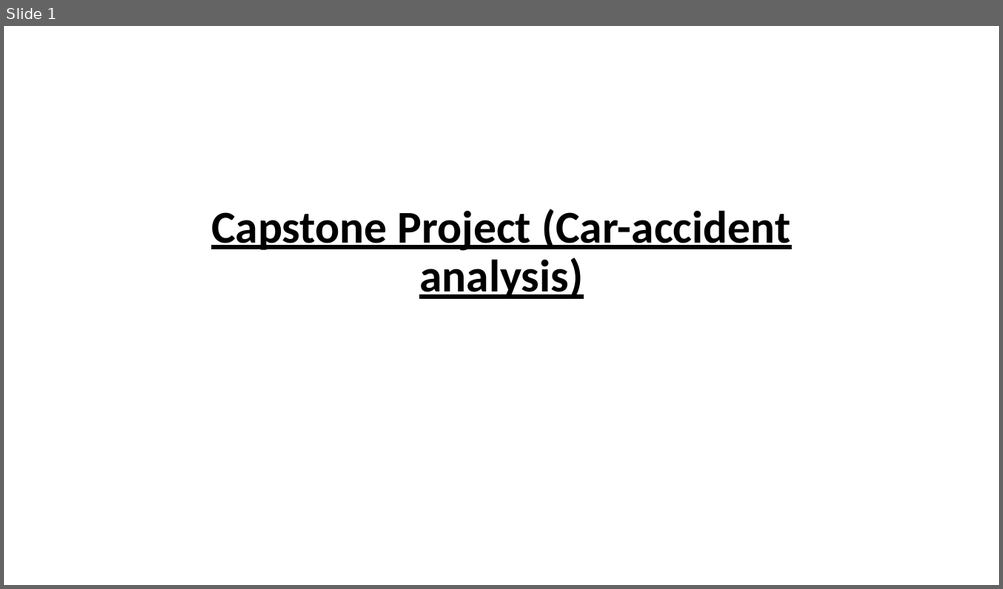
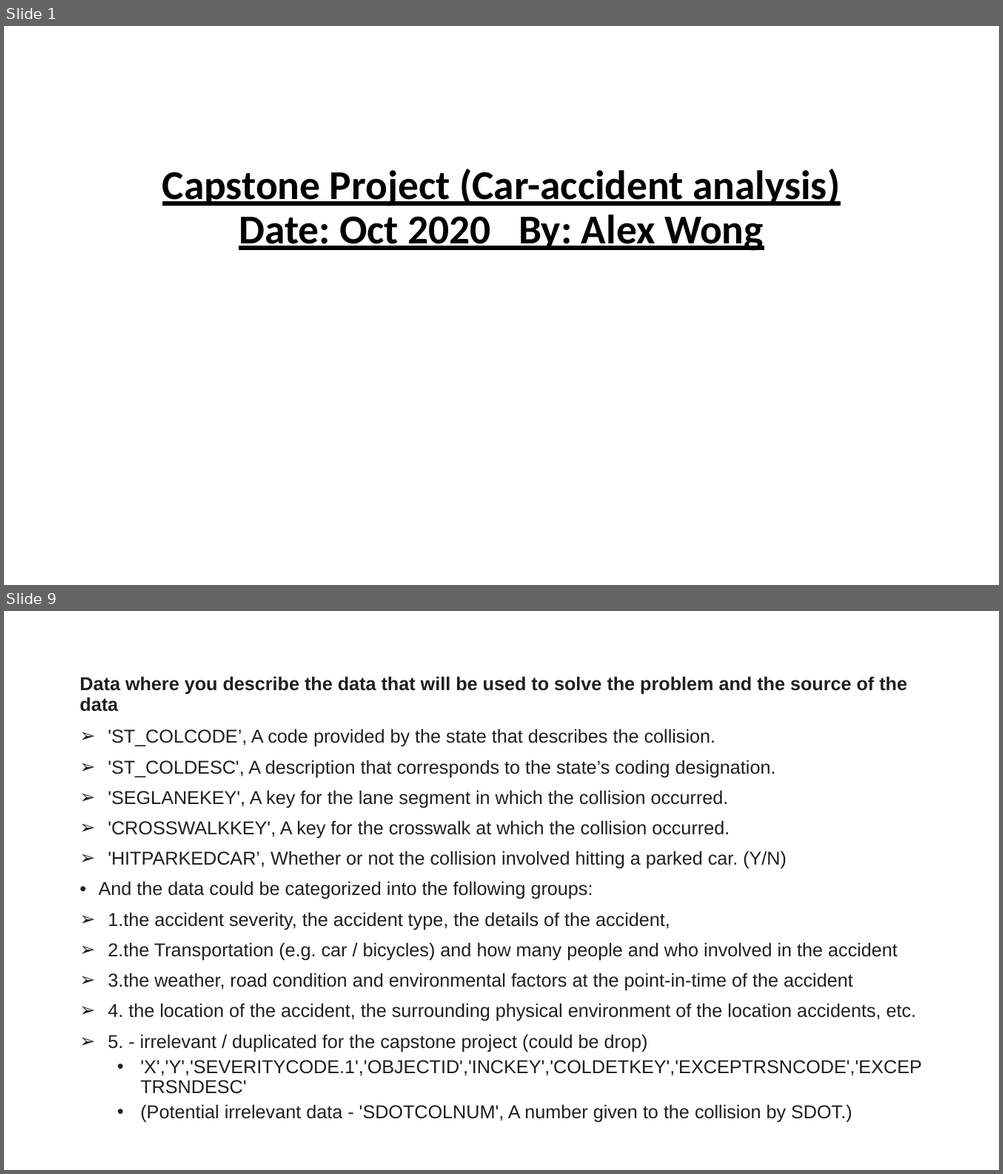
Before and after one commit to on99689nnnnn/Coursera_Capstone, a slide deck: Presentation - Coursera_Capstone.pptx. Shown one above the other, each under a label of ours: slide 1 before the commit, slides 1 and 9 after it; the slides between them are not shown. The pictures are 1003x589 and 1003x1174 pixels, drawn with LibreOffice and Linux fonts; fonts in the diff are those of the drawing. Boxes give left, top, right and bottom in pixels: in the first picture for what was removed or moved away, otherwise in the second. Text is boxed around its words. In the diff, an @@ line names an element or a change of style, - is before the commit and + after.

```diff
--- a/Presentation - Coursera_Capstone.pptx
+++ b/Presentation - Coursera_Capstone.pptx
@@ slide 9 added at (x1=4, y1=611, x2=999, y2=1170), background #FFFFFF @@
@@ title added at (x1=79, y1=676, x2=907, y2=712), 18 pt, text #1F1F1F, bold @@
+Data where you describe the data that will be used to solve the problem and the source of the data
@@ text added at (x1=99, y1=729, x2=921, y2=1123), 18 pt, text #1F1F1F @@
+➢ 'ST_COLCODE’, A code provided by the state that describes the collision.
+➢ 'ST_COLDESC', A description that corresponds to the state’s coding designation.
+➢ 'SEGLANEKEY', A key for the lane segment in which the collision occurred.
+➢ 'CROSSWALKKEY', A key for the crosswalk at which the collision occurred.
+➢ 'HITPARKEDCAR’, Whether or not the collision involved hitting a parked car. (Y/N)
+• And the data could be categorized into the following groups:
+➢ 1.the accident severity, the accident type, the details of the accident,
+➢ 2.the Transportation (e.g. car / bicycles) and how many people and who involved in the accident
+➢ 3.the weather, road condition and environmental factors at the point-in-time of the accident
+➢ 4. the location of the accident, the surrounding physical environment of the location accidents, etc.
+➢ 5. - irrelevant / duplicated for the capstone project (could be drop)
+  • 'X','Y','SEVERITYCODE.1','OBJECTID','INCKEY','COLDETKEY','EXCEPTRSNCODE','EXCEPTRSNDESC'
+  • (Potential irrelevant data - 'SDOTCOLNUM', A number given to the collision by SDOT.)
@@ slide 1 changed as well @@
@@ title at (x1=162, y1=169, x2=839, y2=251): text changed; size 44 to 39.6 pt @@
-Capstone Project (Car-accident analysis)
+Capstone Project (Car-accident analysis)
+Date: Oct 2020 By: Alex Wong
```
Also in this commit, not shown: 6 other slides changed, 33 other slides added, 6 other files.
